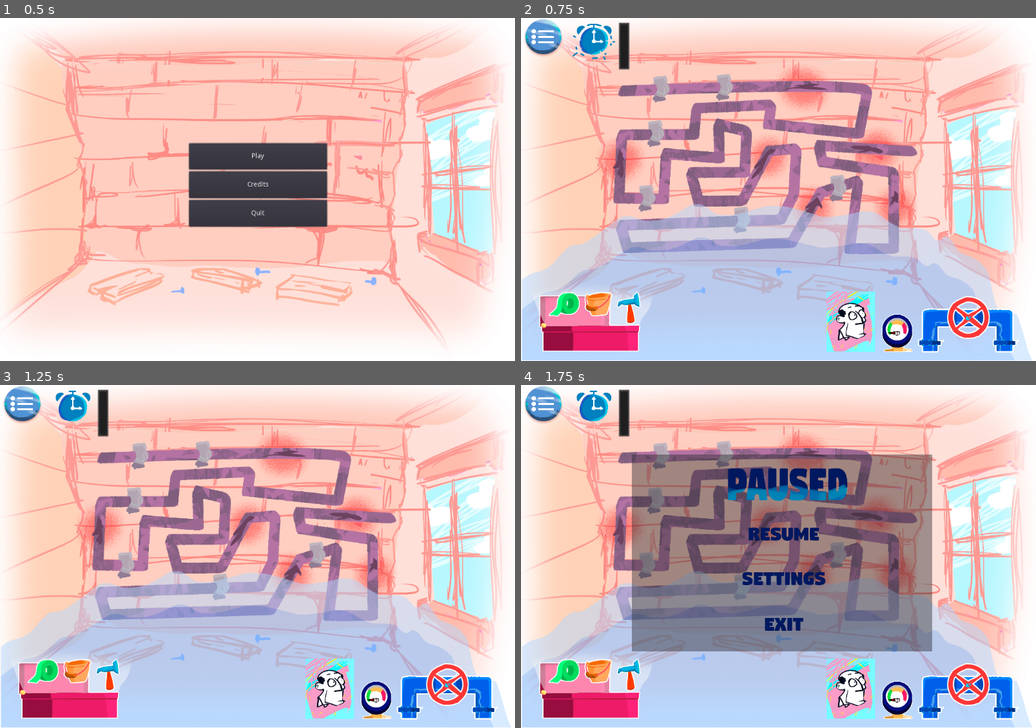
Above: before the commit, frames 1-4 (two rows, left to right).
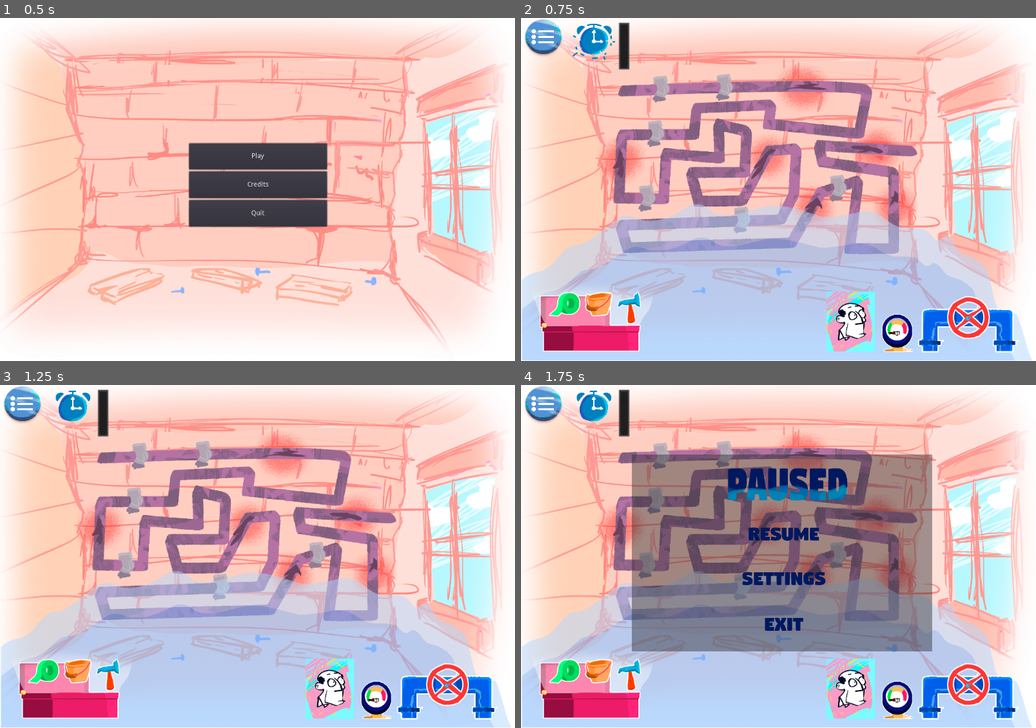
Above: after the commit, the same moments.

Repository: batomow/COMPILER
Game: Godot game, scene res://Main Scenes/MainMenu/MainMenu.tscn
Two runs of this game, one before a commit and one after it. Both use one fixed random seed, a clock stepped at 60 frames per second and the inputs below.
Inputs (mouse positions are in pixels of both pictures, inside the frame that each line leads up to):
- Up to frame 1 (0.5 s): no input
- Up to frame 2 (0.75 s): click "Play" at 0.5 s
- Up to frame 3 (1.25 s): no input
- Up to frame 4 (1.75 s): click (541, 405) at 1.25 s

Frame 1 is identical in both runs. In frame 2, 0.3% of the frame differs, in the area x 3-24%, y 79-98%; in frame 3, 0.3%; in frame 4, 0.3%.

Commit message:
Adds Leak Fix and Board Spawning
Board spawning still needs board floating mechanic

Diff:
--- a/Main Scenes/Game/Fuga.tscn
+++ b/Main Scenes/Game/Fuga.tscn
@@ -45,13 +45,14 @@
 scale = Vector2( 0.16, 0.16 )
 frames = SubResource( 1 )
 animation = "agua"
-frame = 9
+frame = 10
 playing = true
 centered = false
 
 [node name="Animation2" type="AnimatedSprite" parent="Animations"]
 scale = Vector2( 0.2, 0.21 )
 frames = SubResource( 2 )
+frame = 1
 playing = true
 centered = false
 
--- a/Main Scenes/Game/Game.tscn
+++ b/Main Scenes/Game/Game.tscn
@@ -1,15 +1,49 @@
-[gd_scene load_steps=11 format=2]
+[gd_scene load_steps=12 format=2]
 
 [ext_resource path="res://Scripts/Game.tres.gd" type="Script" id=1]
 [ext_resource path="res://Art/BG.jpg" type="Texture" id=2]
 [ext_resource path="res://Art/tuberia.png" type="Texture" id=3]
 [ext_resource path="res://Art/piso_agua.png" type="Texture" id=4]
-[ext_resource path="res://Main Scenes/Game/InGameMenu.tscn" type="PackedScene" id=5]
-[ext_resource path="res://Main Scenes/Game/RiskMeter.tscn" type="PackedScene" id=6]
-[ext_resource path="res://Main Scenes/Game/Valvula.tscn" type="PackedScene" id=7]
-[ext_resource path="res://Main Scenes/Game/Toolbox.tscn" type="PackedScene" id=8]
-[ext_resource path="res://Main Scenes/Game/CharacterFace.tscn" type="PackedScene" id=9]
-[ext_resource path="res://Main Scenes/Game/Reloj.tscn" type="PackedScene" id=10]
+[ext_resource path="res://Main Scenes/Game/Valvula.tscn" type="PackedScene" id=5]
+[ext_resource path="res://Main Scenes/Game/InGameMenu.tscn" type="PackedScene" id=6]
+[ext_resource path="res://Main Scenes/Game/RiskMeter.tscn" type="PackedScene" id=7]
+[ext_resource path="res://Main Scenes/Game/CharacterFace.tscn" type="PackedScene" id=8]
+[ext_resource path="res://Main Scenes/Game/Reloj.tscn" type="PackedScene" id=9]
+[ext_resource path="res://Main Scenes/Game/Toolbox.tscn" type="PackedScene" id=10]
+
+[sub_resource type="GDScript" id=1]
+resource_name = "Tabla Spawner"
+script/source = "extends Node
+
+var Tabla = preload(\"res://Main Scenes/Game/Tabla.tscn\")
+onready var spawns = self.get_children()
+onready var queue = range(0, spawns.size())
+onready var container = self.get_node(\"../Tablas Container\")
+onready var timer:Timer = self.get_node(\"../Tabla Timer\")
+
+func _init():
+	GM.connect(\"game_paused\", self, \"_on_paused\")
+	GM.connect(\"game_unpaused\", self, \"_on_unpaused\")
+
+func _ready():
+	queue.shuffle()
+
+func _on_Timer_timeout():
+	if not queue.empty():
+		var new_tabla = Tabla.instance()
+		new_tabla.position = spawns[queue.front()].position
+		container.add_child(new_tabla)
+		queue.pop_front()
+	else:
+		queue = range(0, spawns.size())
+		queue.shuffle()
+
+func _on_unpaused():
+	timer.paused = false
+
+func _on_paused():
+	timer.paused = true
+"
 
 [node name="Game" type="Node2D"]
 script = ExtResource( 1 )
@@ -33,20 +67,20 @@
 [node name="Background2" type="TextureRect" parent="."]
 anchor_right = 1.0
 anchor_bottom = 1.0
-margin_left = 150.617
-margin_top = 89.5807
-margin_right = 1338.62
-margin_bottom = 765.581
+margin_left = 151.0
+margin_top = 90.0
+margin_right = 1339.0
+margin_bottom = 766.0
 rect_scale = Vector2( 0.58, 0.6 )
 texture = ExtResource( 3 )
 
 [node name="Midground" type="TextureRect" parent="."]
 anchor_right = 1.0
 anchor_bottom = 1.0
-margin_left = 1.58472
-margin_top = -1.29236
-margin_right = 1985.58
-margin_bottom = 1078.71
+margin_left = 2.0
+margin_top = -1.0
+margin_right = 1986.0
+margin_bottom = 1079.0
 rect_scale = Vector2( 0.563, 0.667 )
 mouse_filter = 2
 texture = ExtResource( 4 )
@@ -65,34 +99,76 @@
 
 [node name="Leak" type="Timer" parent="."]
 
-[node name="InGameMenu" parent="." instance=ExtResource( 5 )]
+[node name="FugaContainer" type="Node2D" parent="."]
+pause_mode = 1
 
-[node name="RiskMeter" parent="." instance=ExtResource( 6 )]
-margin_left = 755.06
-margin_top = 621.236
-margin_right = 755.06
-margin_bottom = 621.236
+[node name="Tablas Spawner" type="Node" parent="."]
+editor/display_folded = true
+script = SubResource( 1 )
+
+[node name="Position2D" type="Position2D" parent="Tablas Spawner"]
+position = Vector2( 152.904, -65.0603 )
+
+[node name="Position2D2" type="Position2D" parent="Tablas Spawner"]
+position = Vector2( 291.889, -64.1578 )
+
+[node name="Position2D3" type="Position2D" parent="Tablas Spawner"]
+position = Vector2( 431.776, -65.9628 )
+
+[node name="Position2D4" type="Position2D" parent="Tablas Spawner"]
+position = Vector2( 568.054, -66.8653 )
+
+[node name="Position2D5" type="Position2D" parent="Tablas Spawner"]
+position = Vector2( 695.307, -70.4753 )
+
+[node name="Position2D6" type="Position2D" parent="Tablas Spawner"]
+position = Vector2( 813.534, -67.7678 )
+
+[node name="Position2D7" type="Position2D" parent="Tablas Spawner"]
+position = Vector2( 938.982, -69.5728 )
+
+[node name="Tablas Container" type="Node" parent="."]
+
+[node name="Tabla Timer" type="Timer" parent="."]
+wait_time = 2.0
+autostart = true
+
+[node name="Valvula" parent="." instance=ExtResource( 5 )]
+position = Vector2( 937.08, 628.769 )
+
+[node name="UI" type="CanvasLayer" parent="."]
+editor/display_folded = true
+layer = 2
+
+[node name="InGameMenu" parent="UI" instance=ExtResource( 6 )]
+margin_right = -1080.0
+margin_bottom = -720.0
+
+[node name="RiskMeter" parent="UI" instance=ExtResource( 7 )]
+margin_left = 755.0
+margin_top = 621.0
+margin_right = -57.0
+margin_bottom = 231.0
 rect_scale = Vector2( 0.25, 0.25 )
 
-[node name="Valvula" parent="." instance=ExtResource( 7 )]
-position = Vector2( 937.08, 628.769 )
-
-[node name="Toolbox" parent="." instance=ExtResource( 8 )]
-
-[node name="CharacterFace" parent="." instance=ExtResource( 9 )]
+[node name="CharacterFace" parent="UI" instance=ExtResource( 8 )]
 margin_left = 640.0
 margin_top = 574.284
 margin_right = 640.0
 margin_bottom = 574.284
 
-[node name="Reloj" parent="." instance=ExtResource( 10 )]
+[node name="Reloj" parent="UI" instance=ExtResource( 9 )]
 margin_left = 104.132
 margin_top = -1.29236
 margin_right = 104.132
 margin_bottom = -1.29236
 
-[node name="FugaContainer" type="Node2D" parent="."]
+[node name="Toolbox" parent="UI" instance=ExtResource( 10 )]
+margin_left = 1.0
+margin_right = -1079.0
+margin_bottom = -720.0
 [connection signal="timeout" from="EarlyGame" to="." method="_on_EarlyGame_timeout"]
 [connection signal="timeout" from="MidGame" to="." method="_on_MidGame_timeout"]
 [connection signal="timeout" from="LateGame" to="." method="_on_LateGame_timeout"]
 [connection signal="timeout" from="Leak" to="." method="_on_Leak_timeout"]
+[connection signal="timeout" from="Tabla Timer" to="Tablas Spawner" method="_on_Timer_timeout"]
--- /dev/null
+++ b/Main Scenes/Game/Tabla.tscn
@@ -0,0 +1,63 @@
+[gd_scene load_steps=16 format=2]
+
+[ext_resource path="res://Art/madera_anim/madera_falls_1.png" type="Texture" id=1]
+[ext_resource path="res://Art/madera_anim/madera_falls_2.png" type="Texture" id=2]
+[ext_resource path="res://Art/madera_anim/madera_falls_3.png" type="Texture" id=3]
+[ext_resource path="res://Art/madera_anim/madera_falls_4.png" type="Texture" id=4]
+[ext_resource path="res://Art/madera_anim/madera_falls_5.png" type="Texture" id=5]
+[ext_resource path="res://Art/madera_anim/madera_falls_6.png" type="Texture" id=6]
+[ext_resource path="res://Art/madera_anim/madera_falls_7.png" type="Texture" id=7]
+[ext_resource path="res://Art/madera_anim/madera_falls_8.png" type="Texture" id=8]
+[ext_resource path="res://Art/madera_anim/madera_falls_9.png" type="Texture" id=9]
+[ext_resource path="res://Art/madera_anim/madera_falls_10.png" type="Texture" id=10]
+[ext_resource path="res://Art/madera_anim/madera_falls_11.png" type="Texture" id=11]
+[ext_resource path="res://Art/madera_anim/madera_falls_12.png" type="Texture" id=12]
+
+[sub_resource type="GDScript" id=1]
+script/source = "extends Node2D
+
+export var speed: float = 150
+onready var anim = $AnimatedSprite
+
+func _init():
+	GM.connect(\"game_paused\", self, \"_on_paused\")
+	GM.connect(\"game_unpaused\", self, \"_on_unpaused\")
+
+func _physics_process(delta):
+	self.position += Vector2.DOWN * speed * delta
+
+func _on_unpaused():
+	speed = 150
+	anim.playing = true
+
+func _on_paused():
+	speed = 0
+	anim.playing = false
+	"
+
+[sub_resource type="SpriteFrames" id=2]
+animations = [ {
+"frames": [ ExtResource( 1 ), ExtResource( 2 ), ExtResource( 3 ), ExtResource( 4 ), ExtResource( 5 ), ExtResource( 6 ), ExtResource( 7 ), ExtResource( 8 ), ExtResource( 9 ), ExtResource( 10 ), ExtResource( 11 ), ExtResource( 12 ) ],
+"loop": true,
+"name": "falling",
+"speed": 15.0
+} ]
+
+[sub_resource type="CircleShape2D" id=3]
+radius = 60.0
+
+[node name="Tabla" type="Node2D"]
+pause_mode = 1
+script = SubResource( 1 )
+
+[node name="AnimatedSprite" type="AnimatedSprite" parent="."]
+scale = Vector2( 0.4, 0.4 )
+frames = SubResource( 2 )
+animation = "falling"
+frame = 5
+playing = true
+
+[node name="Area2D" type="Area2D" parent="."]
+
+[node name="CollisionShape2D" type="CollisionShape2D" parent="Area2D"]
+shape = SubResource( 3 )
--- a/Main Scenes/Game/Toolbox.tscn
+++ b/Main Scenes/Game/Toolbox.tscn
@@ -96,8 +96,8 @@
 margin_right = 40.0
 margin_bottom = 40.0
 [connection signal="gui_input" from="HBoxContainer/Tape" to="." method="_on_Tape_gui_input"]
+[connection signal="animation_finished" from="HBoxContainer/Tape/TapeAnim" to="." method="_on_TapeAnim_animation_finished"]
+[connection signal="area_entered" from="HBoxContainer/Tape/Area2D" to="." method="_on_Area2D_area_entered"]
+[connection signal="area_exited" from="HBoxContainer/Tape/Area2D" to="." method="_on_Area2D_area_exited"]
 [connection signal="gui_input" from="HBoxContainer/Cubeta" to="." method="_on_Cubeta_gui_input"]
 [connection signal="gui_input" from="HBoxContainer/Martillo" to="." method="_on_Martillo_gui_input"]
-[connection signal="animation_finished" from="HBoxContainer/Martillo/MartilloAnim" to="." method="_on_MartilloAnim_animation_finished"]
-[connection signal="area_entered" from="HBoxContainer/Martillo/Area2D" to="." method="_on_Area2D_area_entered"]
-[connection signal="area_exited" from="HBoxContainer/Martillo/Area2D" to="." method="_on_Area2D_area_exited"]
--- a/Main Scenes/Global/GameManager.tscn
+++ b/Main Scenes/Global/GameManager.tscn
@@ -4,6 +4,8 @@
 script/source = "extends Node
 
 class_name GameManager
+signal game_paused
+signal game_unpaused
 
 enum difficulty { easy = 3, normal = 6, hard = 9}
 # warning-ignore:unused_class_variable
@@ -49,8 +51,10 @@
 		print(\"Game Over\")
 	elif current_state == game_states.NOT_PAUSED:
 		reloj.unpause_timers()
+		emit_signal(\"game_unpaused\")
 	elif current_state == game_states.PAUSED:
-		reloj.pause_timers()"
+		reloj.pause_timers()
+		emit_signal(\"game_paused\")"
 
 [node name="GameManager" type="Node"]
 script = SubResource( 1 )
--- a/Scripts/Toolbox.tres.gd
+++ b/Scripts/Toolbox.tres.gd
@@ -12,7 +12,7 @@
 onready var cubeta_anim:AnimationPlayer = $HBoxContainer/Cubeta/CubetaAnim
 onready var martillo_anim:AnimationPlayer = $HBoxContainer/Martillo/MartilloAnim
 
-var tape_uses:int = 2
+var tape_uses:int = 10
 var small_buffer:bool = true
 var small_buffer2:bool = true
 
@@ -111,12 +111,14 @@
 
 
 func _on_Area2D_area_entered(area): #hammer
-	_fuga_targeted = true
-	_fuga_target = area
+	if area is Fuga:
+		_fuga_targeted = true
+		_fuga_target = area
 
 func _on_Area2D_area_exited(area): #hammer
 	_fuga_targeted = false
 
-func _on_MartilloAnim_animation_finished(anim_name):
+func _on_TapeAnim_animation_finished(anim_name):
 	if _fuga_targeted and _fuga_target.state == 0:
 		_fuga_target.state = 2
+		_fuga_target = null
--- /dev/null
+++ b/Test.tscn
@@ -0,0 +1,50 @@
+[gd_scene load_steps=3 format=2]
+
+[ext_resource path="res://Utilities/Idle.gd" type="Script" id=1]
+
+[sub_resource type="GDScript" id=1]
+script/source = "extends State
+
+#play, switch, stop
+
+func _process(delta):
+	play(delta)
+	if current != next:
+		switch()
+
+func _ready():
+	entity = get_node(\"../Panel/Label\")
+#machine
+
+func enter():
+	pass
+
+func evaluate(delta):
+	pass
+
+func execute(delta):
+	pass
+
+func exit():
+	pass
+"
+
+[node name="Test" type="Control"]
+anchor_right = 1.0
+anchor_bottom = 1.0
+
+[node name="StateMachine" type="Node" parent="."]
+script = SubResource( 1 )
+
+[node name="Idle" type="Node" parent="StateMachine"]
+script = ExtResource( 1 )
+
+[node name="Panel" type="Panel" parent="."]
+margin_left = 466.418
+margin_top = 317.848
+margin_right = 613.418
+margin_bottom = 357.848
+
+[node name="Label" type="Label" parent="Panel"]
+anchor_right = 1.0
+anchor_bottom = 1.0
--- /dev/null
+++ b/Utilities/Delete.gd
@@ -0,0 +1 @@
+extends State
--- /dev/null
+++ b/Utilities/Idle.gd
@@ -0,0 +1,4 @@
+extends State
+
+func enter():
+	entity.text = "Idle State"
--- /dev/null
+++ b/Utilities/State.gd
@@ -0,0 +1,52 @@
+extends Node
+
+class_name State
+
+#state machine behaviour
+#states
+var current:State = null
+var next:State = null
+var states
+export (NodePath) var entity_path
+
+func _ready():
+	states = self.get_children()
+	for state in states:
+		state.setup(self, entity)
+
+func play(delta):
+	if current:
+		current.evaluate(delta)
+		current.execute(delta)
+
+func switch():
+	if current:
+		current.exit()
+	if next:
+		current = next
+		current.enter()
+
+func stop():
+	if current:
+		current.exit()
+	current = null
+
+#state behaviour
+var entity
+var machine
+
+func setup(_machine:State, _entity = null):
+	machine = _machine
+	entity = _entity
+
+func enter():
+	pass
+
+func evaluate(delta):
+	pass
+
+func execute(delta):
+	pass
+
+func exit():
+	pass
--- /dev/null
+++ b/Utilities/Write.gd
@@ -0,0 +1 @@
+extends State
--- a/project.godot
+++ b/project.godot
@@ -24,6 +24,11 @@
 "language": "GDScript",
 "path": "res://Scripts/Reloj.tres.gd"
 }, {
+"base": "Node",
+"class": "State",
+"language": "GDScript",
+"path": "res://Utilities/State.gd"
+}, {
 "base": "Control",
 "class": "ToolBox",
 "language": "GDScript",
@@ -38,6 +43,7 @@
 "Fuga": "",
 "Game_Root": "",
 "Reloj": "",
+"State": "",
 "ToolBox": "",
 "Valvula": ""
 }
Binary file added: Art/madera flota.png
Not shown, added: Art/madera flota.png.import
Binary file added: Art/madera_anim/madera_falls_1.png
Not shown, added: Art/madera_anim/madera_falls_1.png.import
Binary file added: Art/madera_anim/madera_falls_10.png
Not shown, added: Art/madera_anim/madera_falls_10.png.import
Binary file added: Art/madera_anim/madera_falls_11.png
Not shown, added: Art/madera_anim/madera_falls_11.png.import
Binary file added: Art/madera_anim/madera_falls_12.png
Not shown, added: Art/madera_anim/madera_falls_12.png.import
Binary file added: Art/madera_anim/madera_falls_2.png
Not shown, added: Art/madera_anim/madera_falls_2.png.import
(and 18 more such lines)
